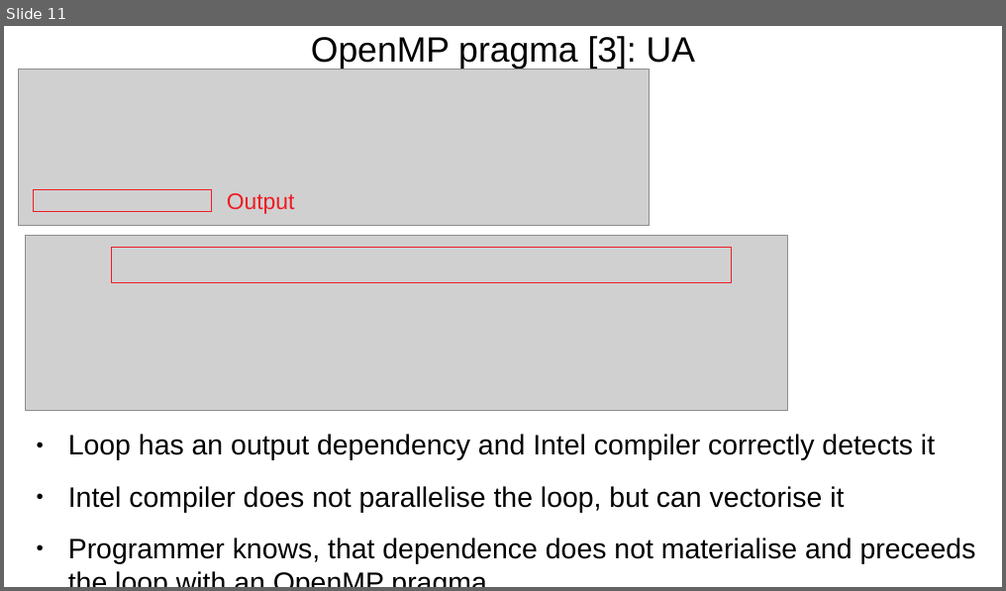
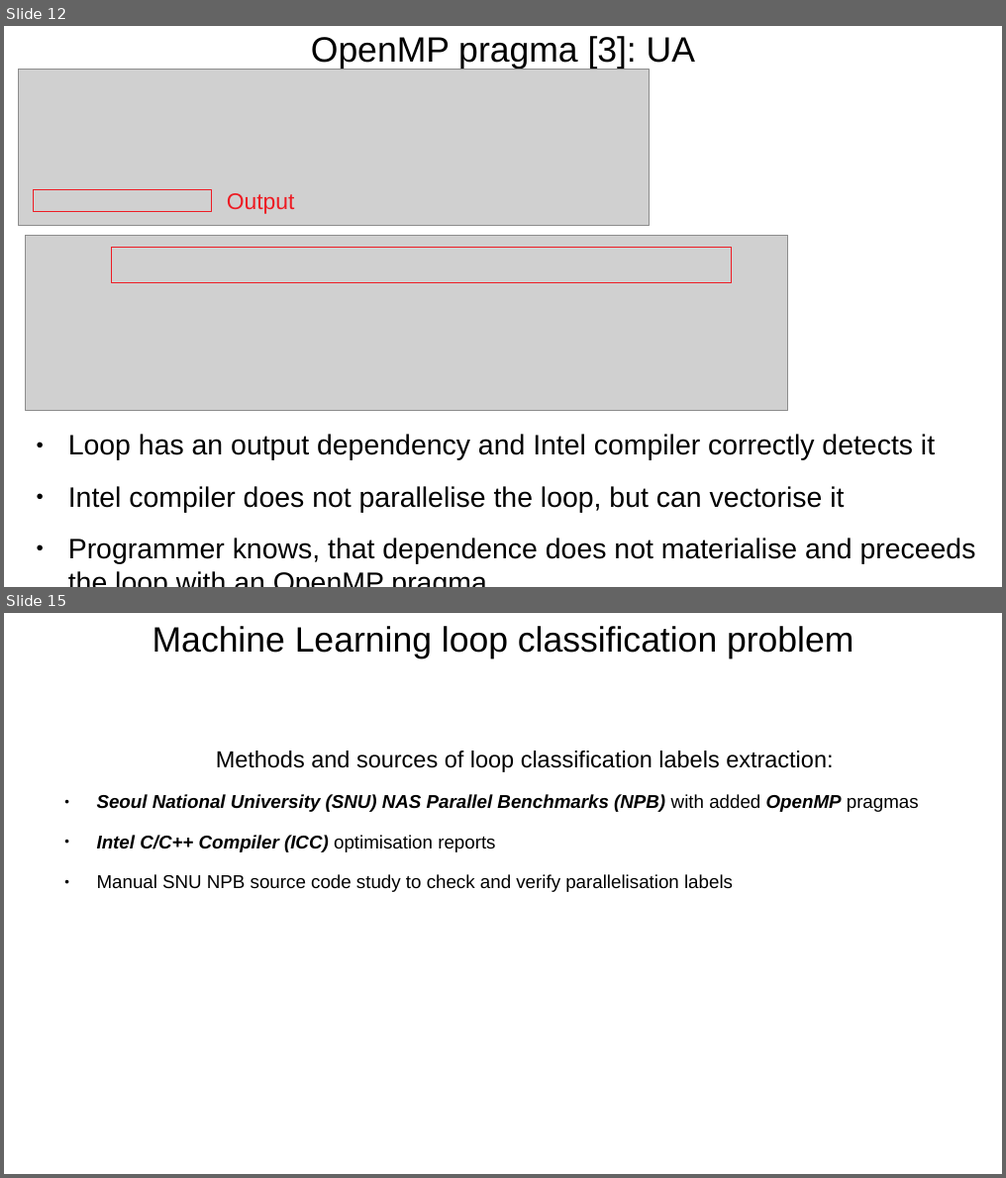
Before and after one commit to harel-coffee/PParMetrics-auto, a slide deck: PPar_lunch_talk/Learning_Loop_Parallelisability.odp. Shown one above the other, each under a label of ours: slide 11 before the commit, slides 12 and 15 after it; the slides between them are not shown. The pictures are 1006x591 and 1006x1178 pixels, drawn with LibreOffice and Linux fonts; fonts in the diff are those of the drawing; grey boxes stand for pictures. Boxes give left, top, right and bottom in pixels: in the first picture for what was removed or moved away, otherwise in the second. Text is boxed around its words. In the diff, an @@ line names an element or a change of style, - is before the commit and + after.

```diff
--- a/PPar_lunch_talk/Learning_Loop_Parallelisability.odp
+++ b/PPar_lunch_talk/Learning_Loop_Parallelisability.odp
@@ slide 15 added at [4,613,1002,1174], background #FFFFFF @@
@@ title added at [152,626,853,659], 28 pt, text #000000 @@
+Machine Learning loop classification problem
@@ text added at [97,751,919,892], 14.8 pt, text #000000 @@
+Methods and sources of loop classification labels extraction:
+● Seoul National University (SNU) NAS Parallel Benchmarks (NPB) with added OpenMP pragmas
+● Intel C/C++ Compiler (ICC) optimisation reports
+● Manual SNU NPB source code study to check and verify parallelisation labels
@@ what was slide 11 is now slide 12 @@
```
Also in this commit, not shown: 1 slide changed, 4 other slides added, 6 other files.
